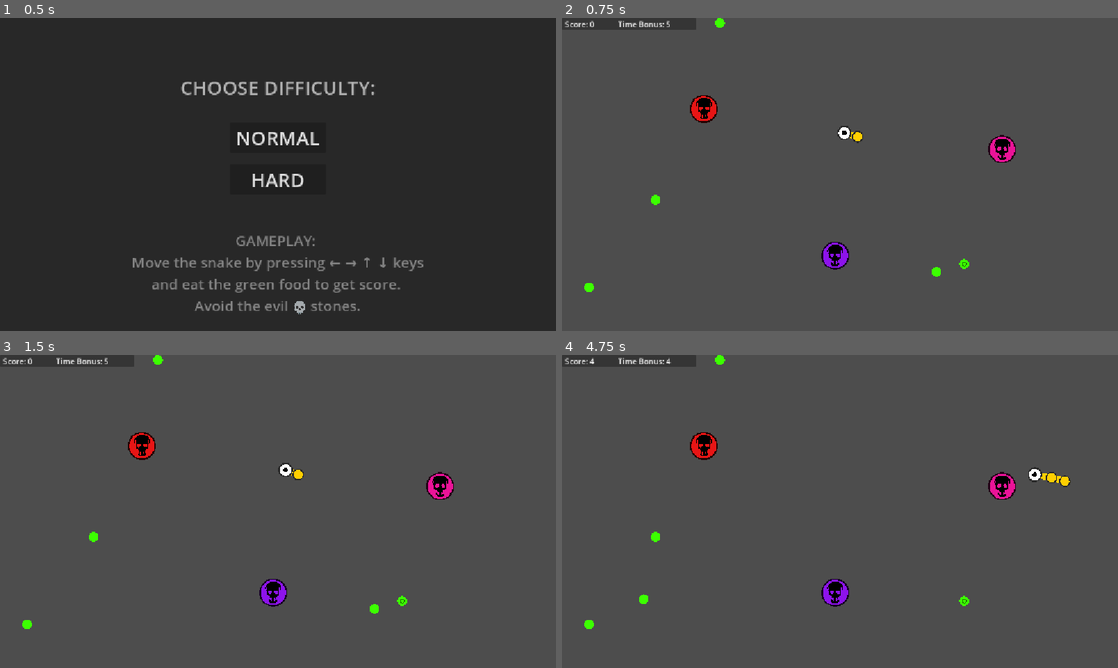
Above: before the commit, frames 1-4 (two rows, left to right).
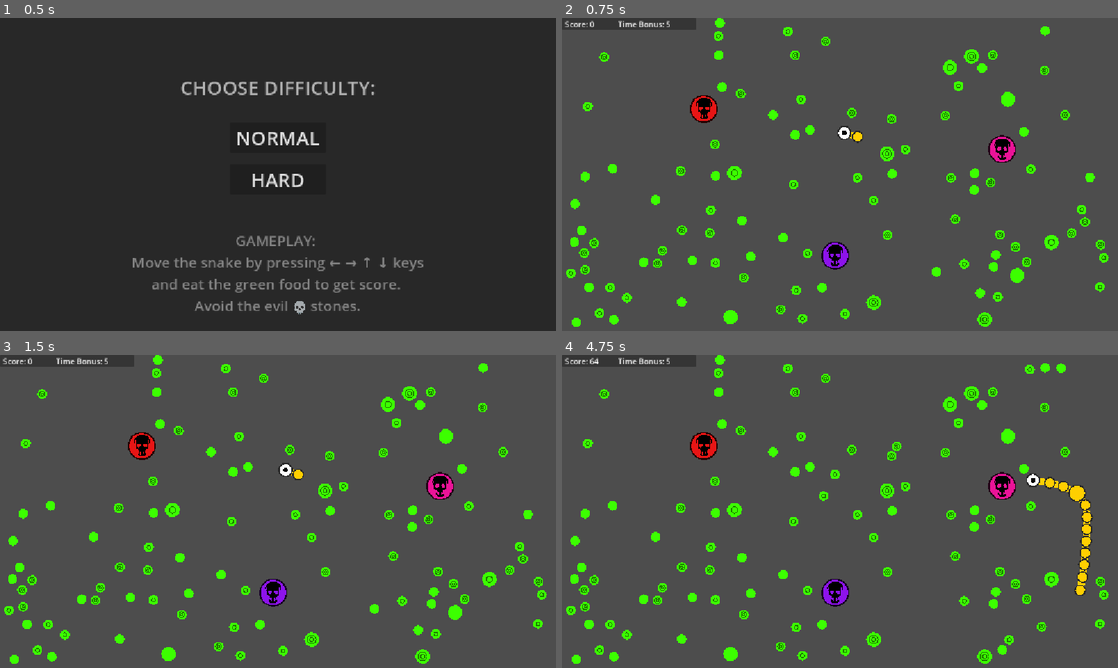
Above: after the commit, the same moments.

Repository: zett42/Physnake
Game: Godot game, scene res://ui/start.tscn
Two runs of this game, one before a commit and one after it. Both use one fixed random seed, a clock stepped at 60 frames per second and the inputs below.
Inputs:
- Up to frame 1 (0.5 s): no input
- Up to frame 2 (0.75 s): click "NORMAL" at 0.5 s
- Up to frame 3 (1.5 s): tap Enter at 1.25 s; hold Right (move_right) from 1.28 s (still down)
- Up to frame 4 (4.75 s): release Right (move_right) at 2.03 s; hold Down (move_down) 2.03-2.78 s; hold Right (move_right) 2.78-3.53 s; hold Up (move_up) 3.53-4.28 s; hold Left (move_left) from 4.28 s (still down)

Frame 1 is identical in both runs. In frame 2, 4.5% of the frame differs, in the area x 0-99%, y 2-99%; in frame 3, 4.5%; in frame 4, 5.5%, in the area x 0-99%, y 0-99%.

Commit message:
Increase default food count to 100 in food spawner Refactor add_score function to accept variable amount

Diff:
--- a/autoload/global.gd
+++ b/autoload/global.gd
@@ -49,9 +49,9 @@
 	return _is_game_over
 
 
-func add_score():
+func add_score( amount: int = 1 ):
 
-	total_score += 1
+	total_score += amount
 
 	update_score_display()
 
--- a/components/food_spawner.gd
+++ b/components/food_spawner.gd
@@ -6,7 +6,7 @@
 const BIG_FOOD_PROPABILITY: float = 0.1
 
 
-@export var food_count: int = 5
+@export var food_count: int = 100
 
 
 @onready var _shape_cast_normal := $ShapeCast_normal as ShapeCast2D
--- a/components/snake_head.gd
+++ b/components/snake_head.gd
@@ -100,8 +100,8 @@
 		body.queue_free()
 
 		# update score
-		Global.add_score()
-		Global.add_bonus( ceili( time_bonus ) )
+		Global.add_score( body.food_nutrition )
+		Global.add_bonus( ceili( time_bonus ) * body.food_nutrition )
 
 		time_bonus = MAX_TIME_BONUS
 
